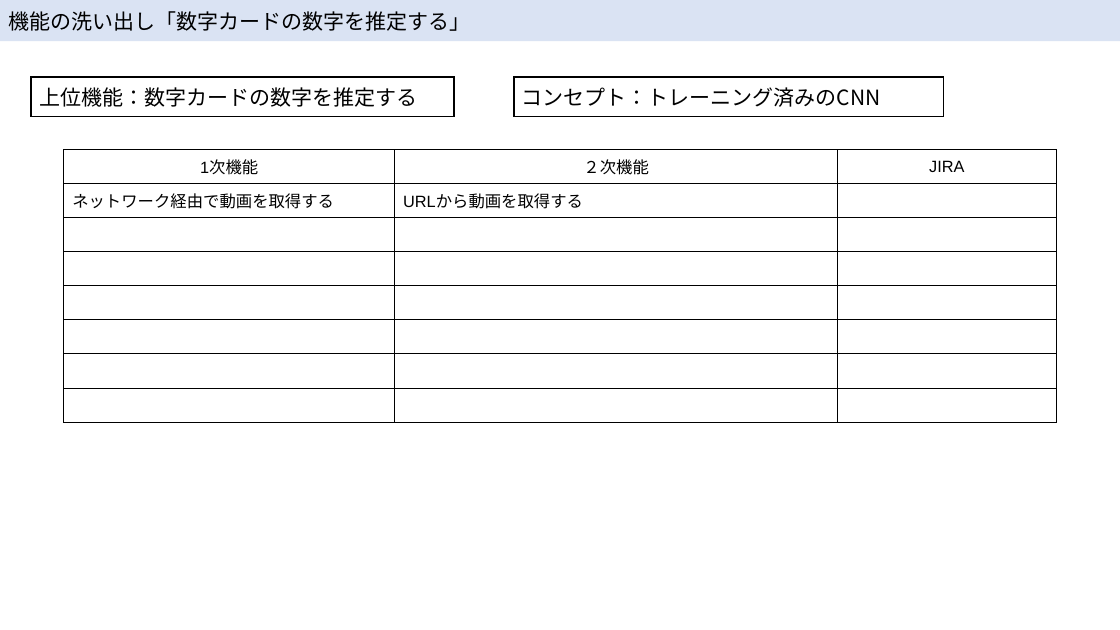
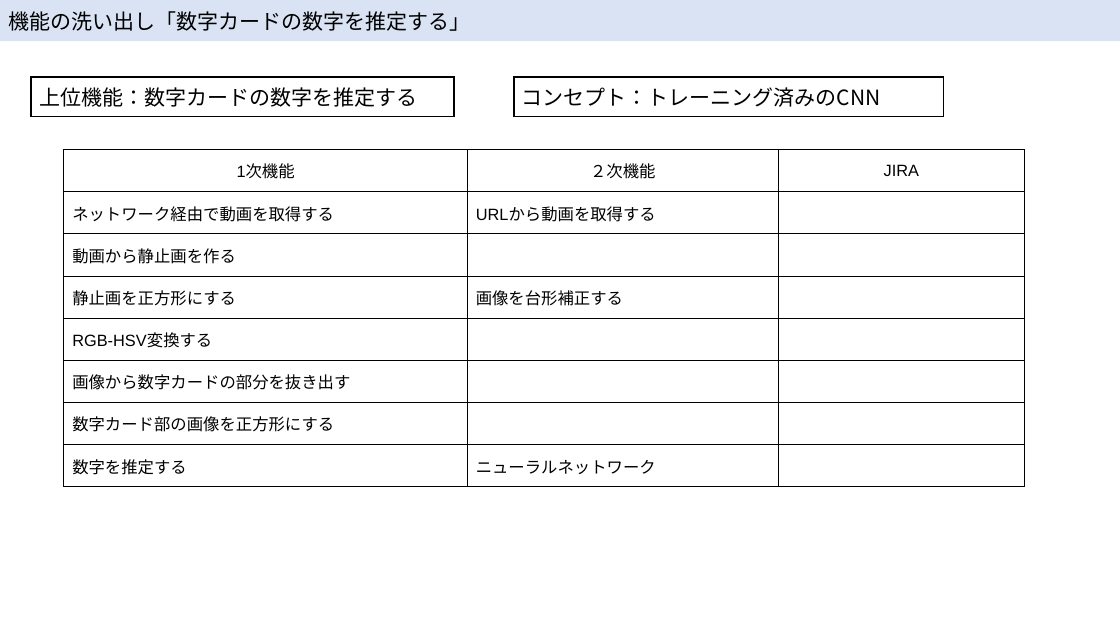
Before and after one commit to McRobo2019/ET_Robo_2019, a slide deck: slide 13 of Documents/hirojiren_設計ノート.pptx. Drawn at 1120x630 pixels with LibreOffice and Linux fonts; fonts in the diff are those of the drawing. Boxes give left, top, right and bottom in pixels: in the first picture for what was removed or moved away, otherwise in the second. Text is boxed around its words. In the diff, an @@ line names an element or a change of style, - is before the commit and + after.

```diff
--- a/Documents/hirojiren_設計ノート.pptx
+++ b/Documents/hirojiren_設計ノート.pptx
@@ table at <box>64,150,1024,487</box> @@
-row 3, column 1: 
+row 3, column 1: 動画から静止画を作る
-row 4, column 1: 
+row 4, column 1: 静止画を正方形にする
-row 4, column 2: 
+row 4, column 2: 画像を台形補正する
-row 5, column 1: 
+row 5, column 1: RGB-HSV変換する
-row 6, column 1: 
+row 6, column 1: 画像から数字カードの部分を抜き出す
-row 7, column 1: 
+row 7, column 1: 数字カード部の画像を正方形にする
-row 8, column 1: 
+row 8, column 1: 数字を推定する
-row 8, column 2: 
+row 8, column 2: ニューラルネットワーク
@@ table: place and size @@
-table at <box>64,150,1057,422</box>
+table at <box>64,150,1024,487</box>
```
Also in this commit, not shown: 1 other slide changed, 1 slide added.
